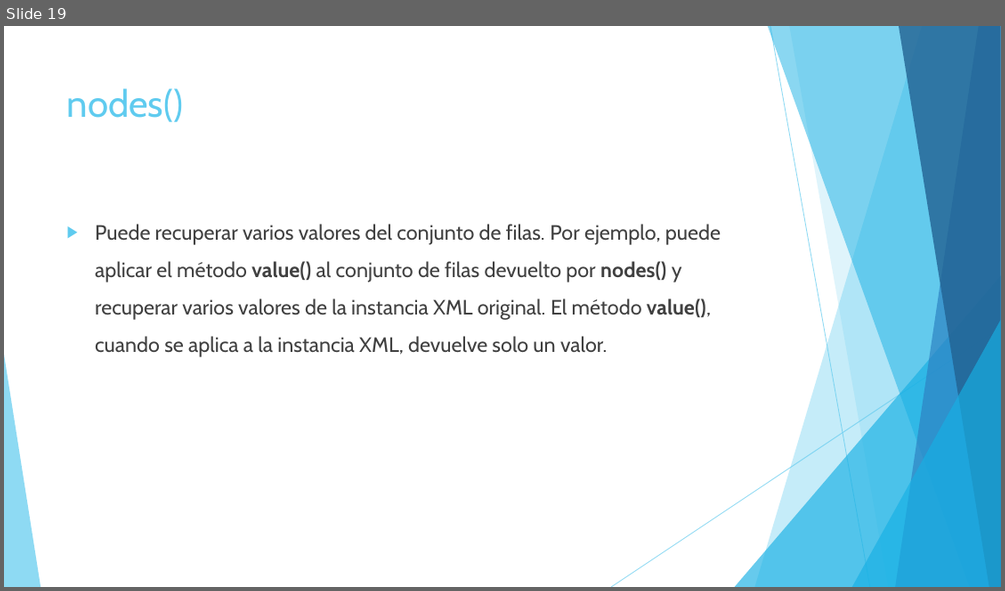
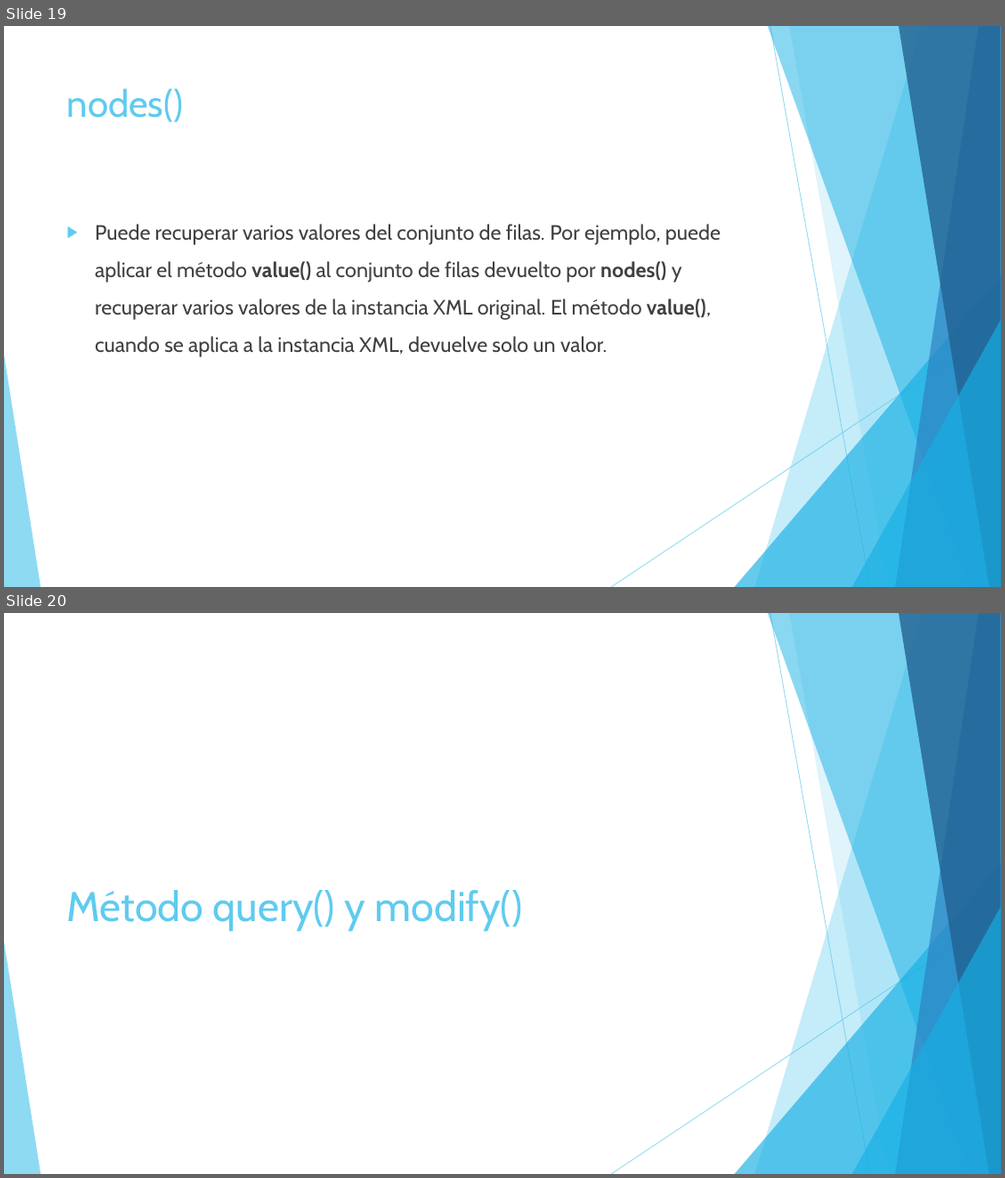
Before and after one commit to l2andy/KnockoutExample, a slide deck: Ponencias/Manejo de XML con SQL Server.pptx. Shown one above the other, each under a label of ours: slide 19 before the commit, slides 19 and 20 after it. The pictures are 1005x591 and 1005x1178 pixels, drawn with LibreOffice and Linux fonts; fonts in the diff are those of the drawing. Boxes give left, top, right and bottom in pixels: in the first picture for what was removed or moved away, otherwise in the second. Text is boxed around its words. In the diff, an @@ line names an element or a change of style, - is before the commit and + after.

Commit message:
Se agrega archivo xml_query

```diff
--- a/Ponencias/Manejo de XML con SQL Server.pptx
+++ b/Ponencias/Manejo de XML con SQL Server.pptx
@@ slide 20 added at (4, 613, 1001, 1174), background #FFFFFF; not listed: 10 template elements that a slide beside it also shows @@
@@ title added at (67, 890, 523, 931), 40 pt, text #5FCBEF @@
+Método query() y modify()
```
Also in this commit, not shown: 2 slides changed, 9 other slides added, 1 slide removed, 1 other file.
